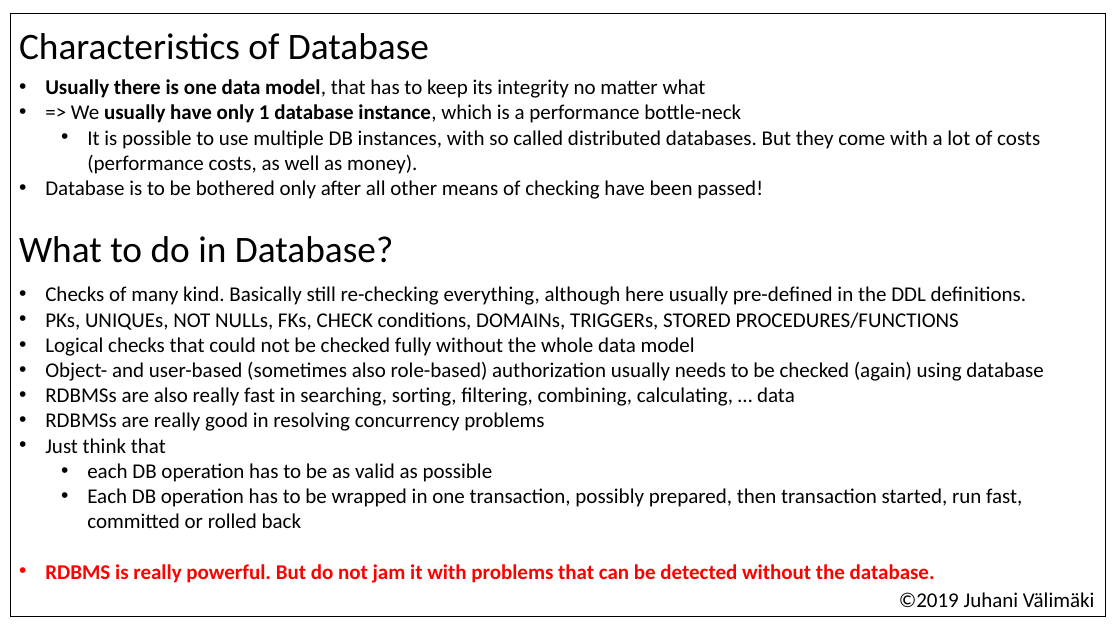
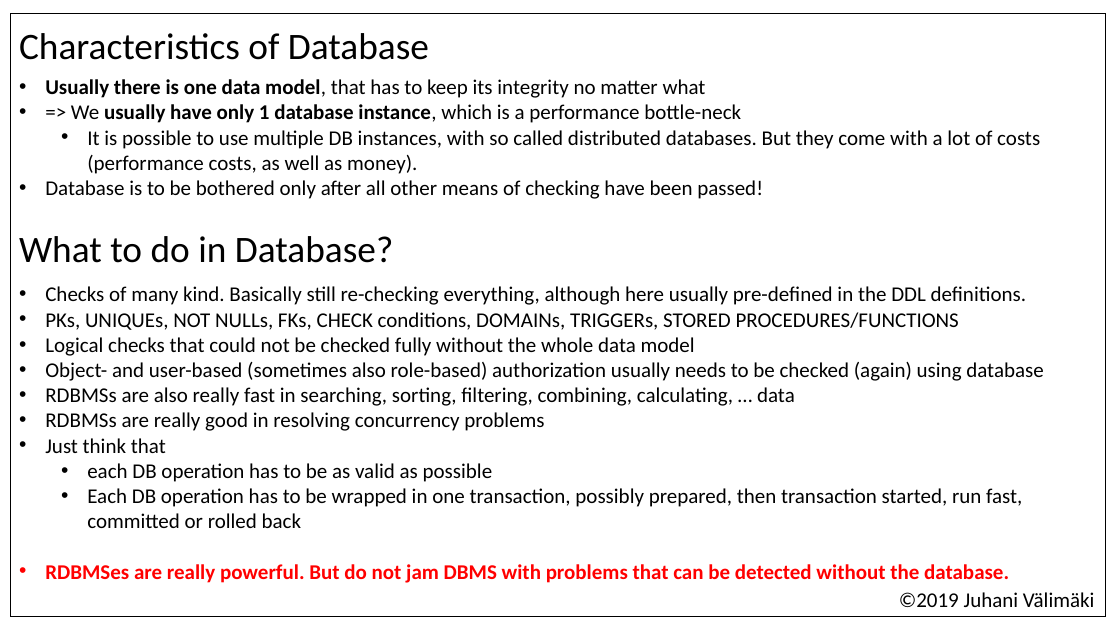
Before and after one commit to valju/docs_backend_design, a slide deck: slide 6 of WhatToDoInFrontBackAndDB_usability_performance_security/What to check where in full-stack.pptx. Drawn at 1120x630 pixels with LibreOffice and Linux fonts; fonts in the diff are those of the drawing. Boxes give left, top, right and bottom in pixels: in the first picture for what was removed or moved away, otherwise in the second. Text is boxed around its words. In the diff, an @@ line names an element or a change of style, - is before the commit and + after.

```diff
--- a/WhatToDoInFrontBackAndDB_usability_performance_security/What to check where in full-stack.pptx
+++ b/WhatToDoInFrontBackAndDB_usability_performance_security/What to check where in full-stack.pptx
@@ text in rectangle at [45, 564, 1009, 583]: text changed @@
-• RDBMS is really powerful. But do not jam it with problems that can be detected without the database.
+• RDBMSes are really powerful. But do not jam DBMS with problems that can be detected without the database.
```
Also in this commit, not shown: 3 other slides changed, 1 other file.
